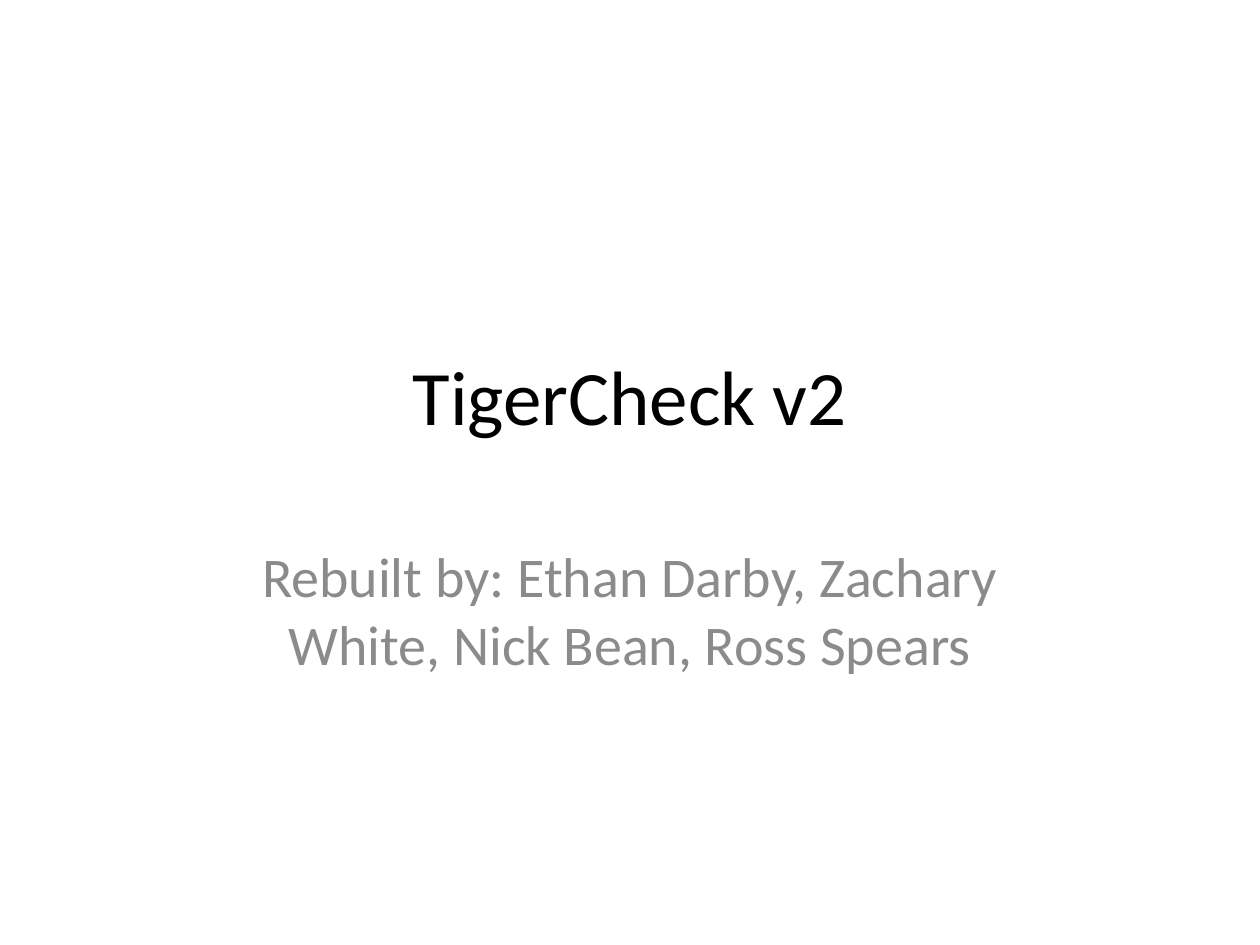
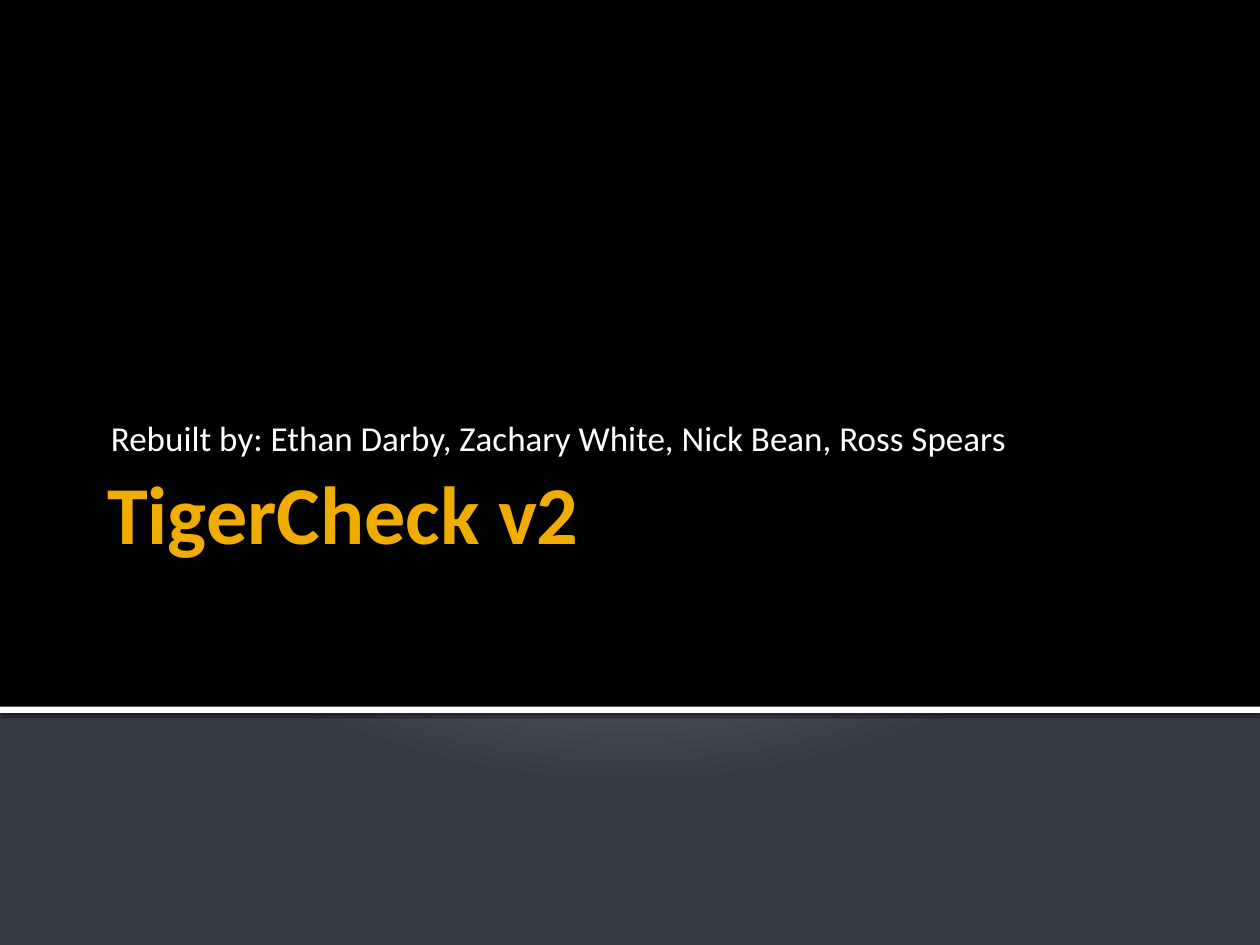
Before and after one commit to TigerCheck/TigerCheck, a slide deck: slide 1 of tigercheck Architectural Spike presentation.pptx. Drawn at 1260x945 pixels with LibreOffice and Linux fonts; fonts in the diff are those of the drawing. Boxes give left, top, right and bottom in pixels: in the first picture for what was removed or moved away, otherwise in the second. Text is boxed around its words. In the diff, an @@ line names an element or a change of style, - is before the commit and + after.

Commit message:
Arch Spike Presentation
Final with design

```diff
--- a/tigercheck Architectural Spike presentation.pptx
+++ b/tigercheck Architectural Spike presentation.pptx
@@ background #FFFFFF to gradient #C1C5D3 to #BFC4D2 to #353B47 @@
@@ rectangle added at (0,0,1260,708), fill #000000 @@
@@ subtitle "Rebuilt by: Ethan Darby, Zachary ...": place and size @@
-subtitle "Rebuilt by: Ethan Darby, Zachary ..." at (262,558,997,674)
+subtitle "Rebuilt by: Ethan Darby, Zachary ..." at (111,426,1005,457)
@@ subtitle "Rebuilt by: Ethan Darby, Zachary ..." at (111,426,1005,457): size 32 to 20 pt, text colour #8C8C8C to #FFFFFF; alignment centre to left; less space between paragraphs; vertical alignment top to bottom @@
@@ title "TigerCheck v2": place and size @@
-title "TigerCheck v2" at (413,371,847,439)
+title "TigerCheck v2" at (107,486,579,558)
@@ title "TigerCheck v2" at (107,486,579,558): size 44 to 47 pt, text colour #000000 to #F0AD00, bold on; alignment centre to left; vertical alignment middle to top @@
@@ rectangle added at (0,707,1260,713), fill #FFFFFF @@
```
Also in this commit, not shown: 7 other slides changed.
